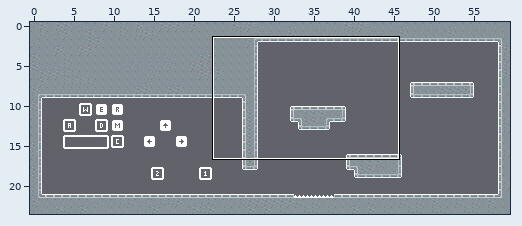
A Tiled map gets an edit: assets/tiledmaps/maps/tutorial/tutorial3_map.tmx. Above: a wide view before the commit, with the close-up outlined.
Close-up. Before the edit:
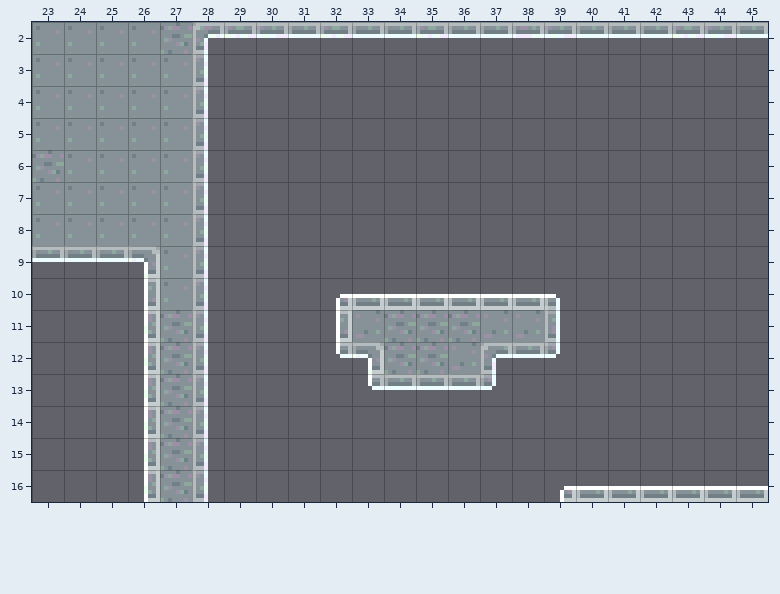
Cells are 8x8 px. Shown: x 23..45, y 2..16.
Once edited:
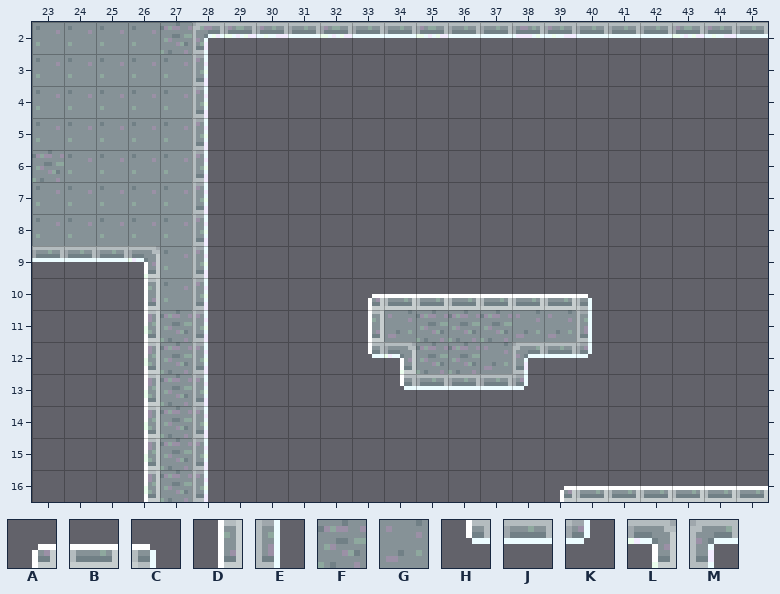
Key: from "panels": A 0, B 1, C 2, D 12, E 14, F 16, G 19, H 24, J 25, K 26, L 48, M 49.
_ is an empty cell.
Commit message: fix: make tutorials a bit less hard
What changed:
Layer "Tile Layer 1":
y 10: x 32..33 AB -> _A; x 39..40 C_ -> BC
y 11: x 32..34 DGF -> _DG; x 37 G -> F; x 39..40 E_ -> GE
y 12: x 32..34 HLF -> _HL; x 36..40 GMJK_ -> FGMJK
y 13: x 33..34 HJ -> _H; x 37..38 K_ -> JK
Pixel boxes of the changes (left, top, right, bottom) in both close-ups:
changed: (336, 294, 416, 390)
changed: (448, 294, 592, 390)
